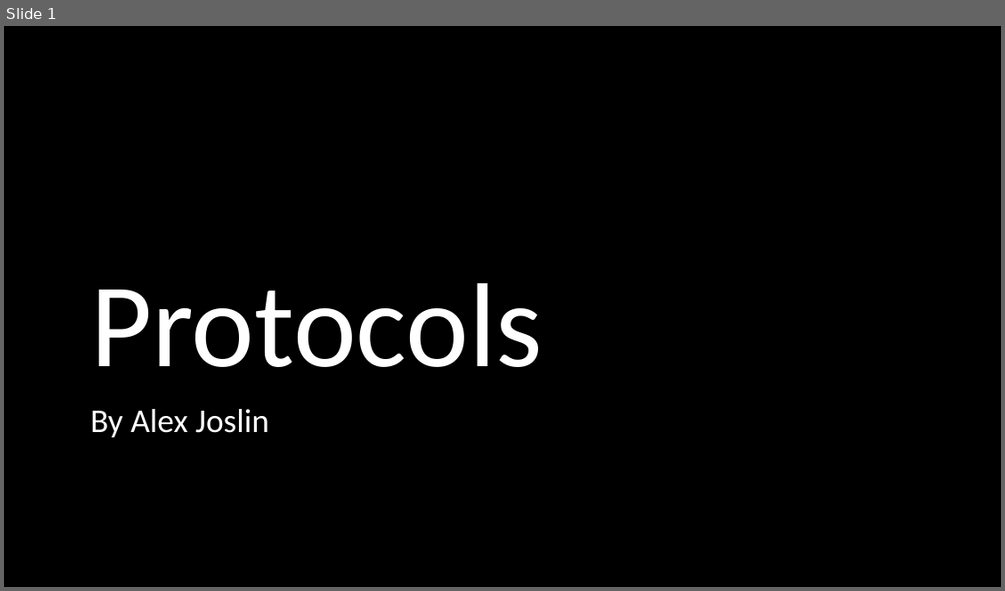
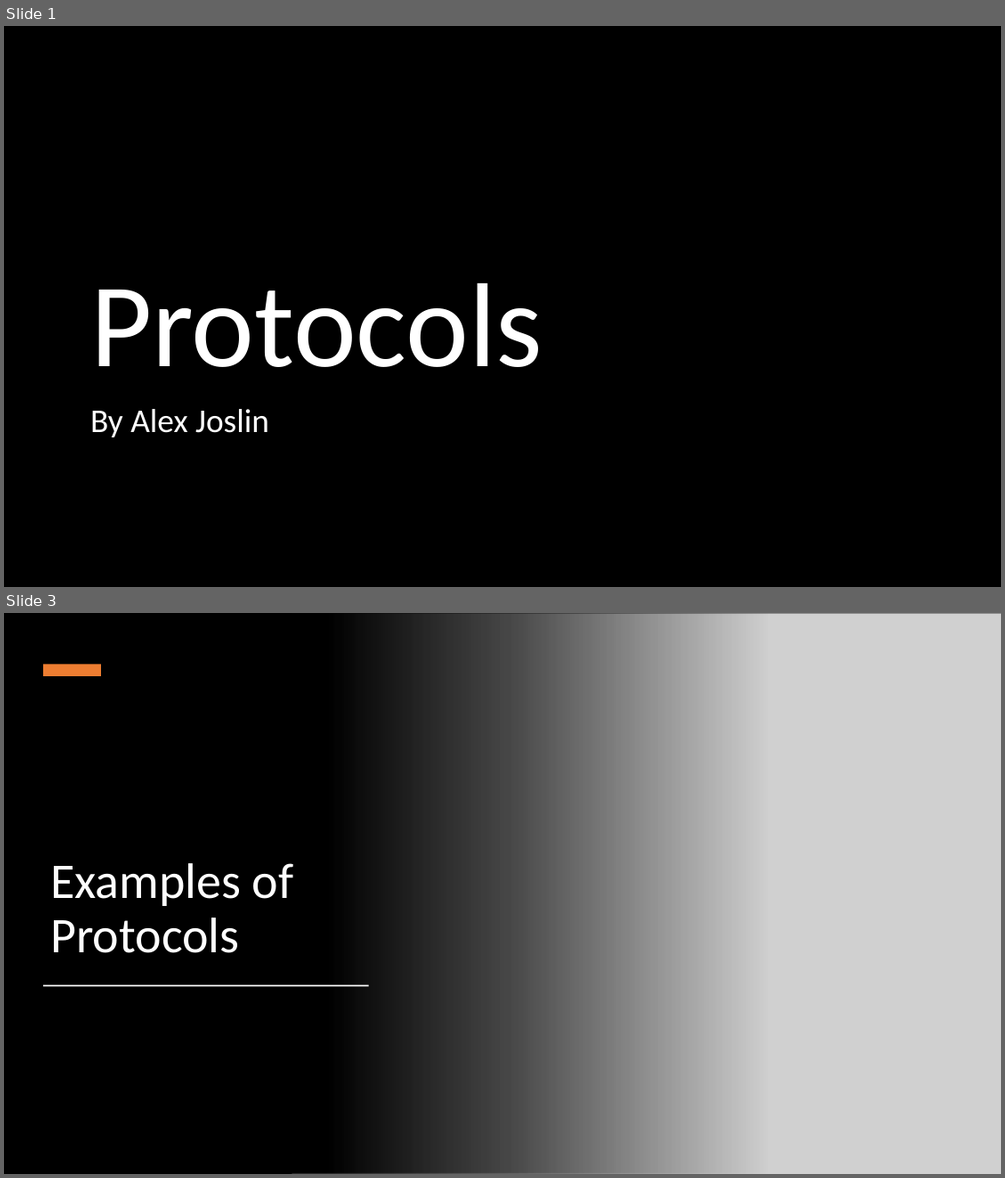
Before and after one commit to echoaj/TCS_PowerPoints, a slide deck: PowerPoints/Protocols.pptx. Shown one above the other, each under a label of ours: slide 1 before the commit, slides 1 and 3 after it; the slides between them are not shown. The pictures are 1005x591 and 1005x1178 pixels, drawn with LibreOffice and Linux fonts; fonts in the diff are those of the drawing; grey boxes stand for pictures; background and template pictures are left out. Boxes give left, top, right and bottom in pixels: in the first picture for what was removed or moved away, otherwise in the second. Text is boxed around its words. In the diff, an @@ line names an element or a change of style, - is before the commit and + after.

Commit message:
Added to protocols ppt

```diff
--- a/PowerPoints/Protocols.pptx
+++ b/PowerPoints/Protocols.pptx
@@ slide 3 added at [4,613,1001,1174], background #000000 @@
@@ rectangle added at [4,613,768,1174], fill gradient #000000 @@
@@ picture added at [291,613,1001,1174] @@
@@ rectangle added at [43,665,101,676], fill #ED7D31 @@
@@ title added at [50,863,294,953], 48 pt, text #FFFFFF @@
+Examples of Protocols
@@ rectangle added at [44,985,369,986], fill #FFFFFF @@
```
Also in this commit, not shown: 1 slide changed, 2 other slides added, 3 other files.
